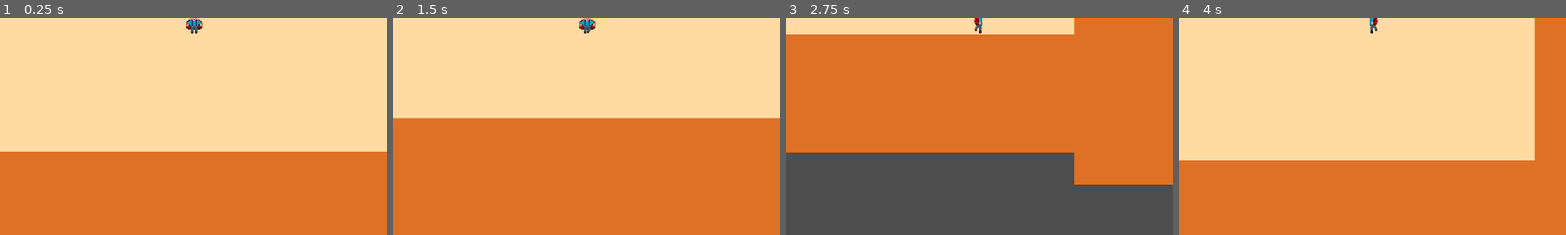
Above: before the commit, frames 1-4 (left to right).
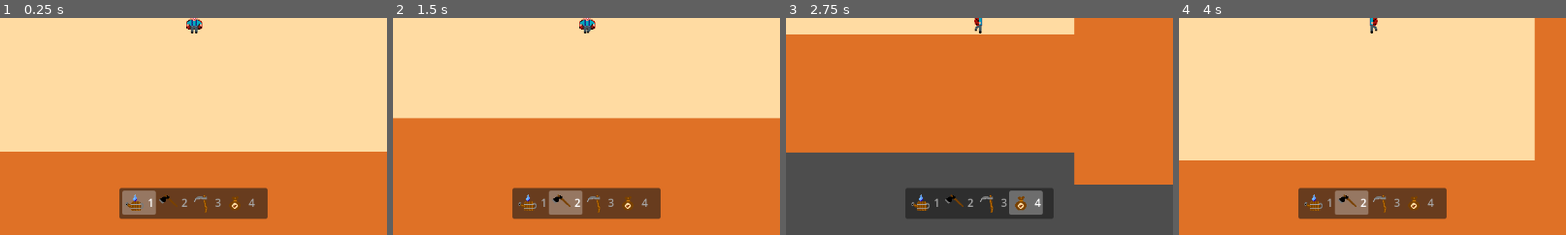
Above: after the commit, the same moments.

Repository: eskelProgramming/LadybugGardening
Game: Godot game, scene res://levels/farm.tscn
Same seed, same stepped clock (60 frames per second), same inputs: the game is played once before the commit and once after it.
Inputs:
- Up to frame 1 (0.25 s): no input
- Up to frame 2 (1.5 s): tap Enter at 0.5 s; hold D (right) 0.53-1.28 s; tap 1 (toolbar_1, bound only after the commit) at 0.6 s; tap 2 (toolbar_2, bound only after the commit) at 0.8, 1.35 s; hold S (down) from 1.28 s (still down)
- Up to frame 3 (2.75 s): tap 3 (toolbar_3, bound only after the commit) at 1.55, 2.1 s; release S (down) at 2.03 s; hold D (right) from 2.03 s (still down); tap 4 (toolbar_4, bound only after the commit) at 2.3 s
- Up to frame 4 (4 s): release D (right) at 2.78 s; hold W (up) 2.78-3.53 s; tap 4 (toolbar_4, bound only after the commit) at 2.85 s; tap 1 (toolbar_1, bound only after the commit) at 3.05, 3.6 s; hold A (left) from 3.53 s (still down); tap 2 (toolbar_2, bound only after the commit) at 3.8 s
The pictures show only the part of the screen within x 25-75%, y 50-100%; the shares and areas given below are measured in that part.

The runs differ from the first frame. In frame 1, 5.6% of the frame differs, in the area x 30-70%, y 78-93%; in frame 2, 5.6%; in frame 3, 5.2%; in frame 4, 5.6%.

Commit message:
Create toolbar (#14)
* Assets created

* Added toolbar

The toolbar is not currently functional.

* Toolbar Fully Functional

Toolbar is fully functional. 1-4 keys work correctly. Mouse selection also works.

Diff:
--- a/characters/ladybug/ladybug.gd
+++ b/characters/ladybug/ladybug.gd
@@ -1,11 +1,13 @@
 extends CharacterBody2D
 
 @onready var _animated_sprite = $AnimatedSprite2D
+@onready var toolbar = $toolbar
 
 # Properties
 @export var speed = 250.0
 var face_direction = "down"
 var animation_to_play = "idle_down"
+var current_tool = Tools.WATERING_CAN
 
 # Start front idle animation on load
 func _ready():
@@ -38,5 +40,39 @@
 	animation_to_play = ("walk" if velocity.length() > 0.0 else "idle") + "_" + face_direction
 	_animated_sprite.play(animation_to_play)
 
+	if Input.is_action_just_pressed("toolbar_1"):
+		current_tool = Tools.WATERING_CAN
+	if Input.is_action_just_pressed("toolbar_2"):
+		current_tool = Tools.HOE
+	if Input.is_action_just_pressed("toolbar_3"):
+		current_tool = Tools.SCYTHE
+	if Input.is_action_just_pressed("toolbar_4"):
+		current_tool = Tools.SEEDBAG
+
 	# Move character, slide at collision
 	move_and_slide()
+
+	# Set the toolbar to the correct tool
+	match current_tool:
+		Tools.WATERING_CAN:
+			toolbar.select(0)
+		Tools.HOE:
+			toolbar.select(1)
+		Tools.SCYTHE:
+			toolbar.select(2)
+		Tools.SEEDBAG:
+			toolbar.select(3)
+
+enum Tools { WATERING_CAN, HOE, SCYTHE, SEEDBAG }
+
+
+func _on_toolbar_item_clicked(index: int, at_position: Vector2, mouse_button_index: int) -> void:
+	match index:
+		0:
+			current_tool = Tools.WATERING_CAN
+		1:
+			current_tool = Tools.HOE
+		2:
+			current_tool = Tools.SCYTHE
+		3:
+			current_tool = Tools.SEEDBAG
--- a/characters/ladybug/ladybug.tscn
+++ b/characters/ladybug/ladybug.tscn
@@ -1,7 +1,11 @@
-[gd_scene load_steps=21 format=3 uid="uid://c5omi1tenqxg8"]
+[gd_scene load_steps=25 format=3 uid="uid://c5omi1tenqxg8"]
 
 [ext_resource type="Script" uid="uid://tmnsu8iu4x8d" path="res://characters/ladybug/ladybug.gd" id="1_17e8r"]
 [ext_resource type="Texture2D" uid="uid://cd1ew0n4aeo1f" path="res://assets/characters/ladybug/ladybug_spritesheet.png" id="1_a2x2t"]
+[ext_resource type="Texture2D" uid="uid://cwgjfpvjue15u" path="res://assets/misc/watering_can.png" id="3_n2mqe"]
+[ext_resource type="Texture2D" uid="uid://ckl2df6cpguey" path="res://assets/misc/hoe.png" id="4_61uww"]
+[ext_resource type="Texture2D" uid="uid://deus8e3veurj" path="res://assets/misc/scythe.png" id="5_uh8up"]
+[ext_resource type="Texture2D" uid="uid://cbpoe0to6eo27" path="res://assets/misc/seedbag.png" id="6_ebcud"]
 
 [sub_resource type="CapsuleShape2D" id="CapsuleShape2D_fq8lj"]
 radius = 13.0
@@ -179,3 +183,31 @@
 frame_progress = 0.053718235
 
 [node name="Camera2D" type="Camera2D" parent="CharacterBody2D"]
+
+[node name="toolbar" type="ItemList" parent="CharacterBody2D"]
+texture_filter = 1
+anchors_preset = 7
+anchor_left = 0.5
+anchor_top = 1.0
+anchor_right = 0.5
+anchor_bottom = 1.0
+offset_left = -110.0
+offset_top = 254.0
+offset_right = 110.0
+offset_bottom = 300.0
+grow_horizontal = 2
+grow_vertical = 0
+auto_width = true
+auto_height = true
+item_count = 4
+max_columns = 4
+item_0/text = "1"
+item_0/icon = ExtResource("3_n2mqe")
+item_1/text = "2"
+item_1/icon = ExtResource("4_61uww")
+item_2/text = "3"
+item_2/icon = ExtResource("5_uh8up")
+item_3/text = "4"
+item_3/icon = ExtResource("6_ebcud")
+
+[connection signal="item_clicked" from="CharacterBody2D/toolbar" to="CharacterBody2D" method="_on_toolbar_item_clicked"]
--- a/project.godot
+++ b/project.godot
@@ -37,6 +37,26 @@
 "events": [Object(InputEventKey,"resource_local_to_scene":false,"resource_name":"","device":-1,"window_id":0,"alt_press …(192 unchanged characters)…
 ]
 }
+toolbar_1={
+"deadzone": 0.2,
+"events": [Object(InputEventKey,"resource_local_to_scene":false,"resource_name":"","device":-1,"window_id":0,"alt_pressed":false,"shift_pressed":false,"ctrl_pressed":false,"meta_pressed":false,"pressed":false,"keycode":0,"physical_keycode":49,"key_label":0,"unicode":49,"location":0,"echo":false,"script":null)
+]
+}
+toolbar_2={
+"deadzone": 0.2,
+"events": [Object(InputEventKey,"resource_local_to_scene":false,"resource_name":"","device":-1,"window_id":0,"alt_pressed":false,"shift_pressed":false,"ctrl_pressed":false,"meta_pressed":false,"pressed":false,"keycode":0,"physical_keycode":50,"key_label":0,"unicode":50,"location":0,"echo":false,"script":null)
+]
+}
+toolbar_3={
+"deadzone": 0.2,
+"events": [Object(InputEventKey,"resource_local_to_scene":false,"resource_name":"","device":-1,"window_id":0,"alt_pressed":false,"shift_pressed":false,"ctrl_pressed":false,"meta_pressed":false,"pressed":false,"keycode":0,"physical_keycode":51,"key_label":0,"unicode":51,"location":0,"echo":false,"script":null)
+]
+}
+toolbar_4={
+"deadzone": 0.2,
+"events": [Object(InputEventKey,"resource_local_to_scene":false,"resource_name":"","device":-1,"window_id":0,"alt_pressed":false,"shift_pressed":false,"ctrl_pressed":false,"meta_pressed":false,"pressed":false,"keycode":0,"physical_keycode":52,"key_label":0,"unicode":52,"location":0,"echo":false,"script":null)
+]
+}
 
 [rendering]
 
Binary file added: assets/misc/hoe.aseprite
Binary file added: assets/misc/hoe.png
Not shown, added: assets/misc/hoe.png.import
Binary file added: assets/misc/scythe.aseprite
Binary file added: assets/misc/scythe.png
Not shown, added: assets/misc/scythe.png.import
Binary file added: assets/misc/seedbag.aseprite
Binary file added: assets/misc/seedbag.png
Not shown, added: assets/misc/seedbag.png.import
Binary file added: assets/misc/watering_can.aseprite
Binary file added: assets/misc/watering_can.png
Not shown, added: assets/misc/watering_can.png.import
